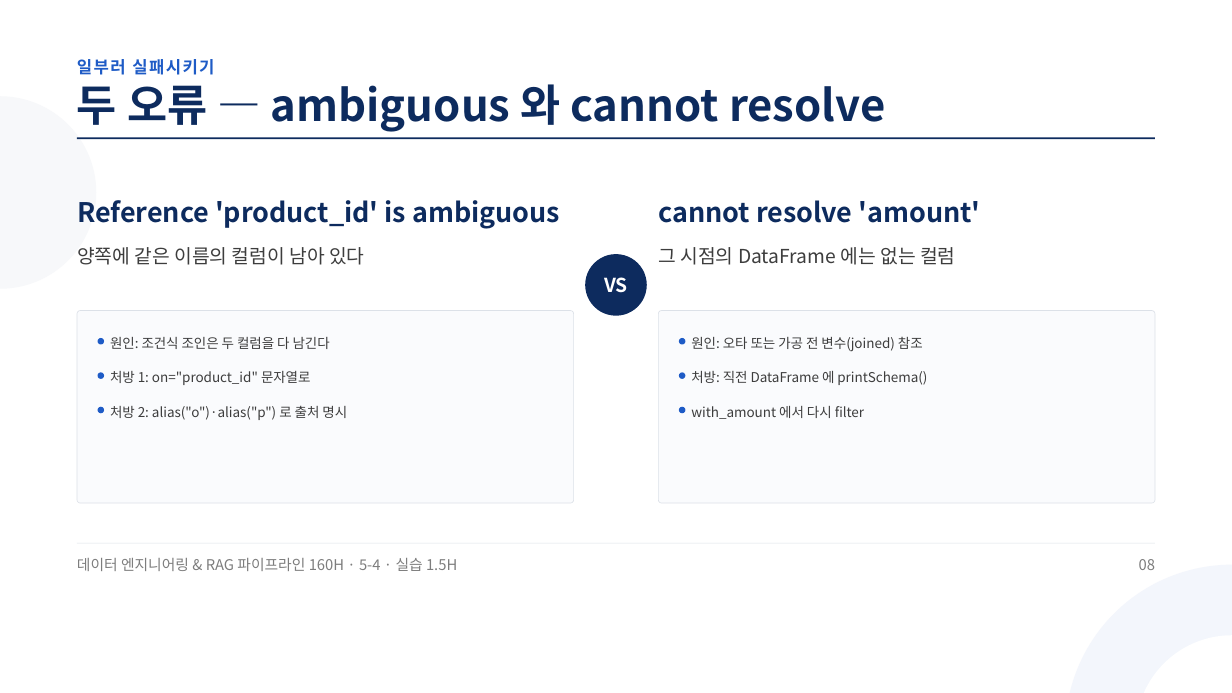
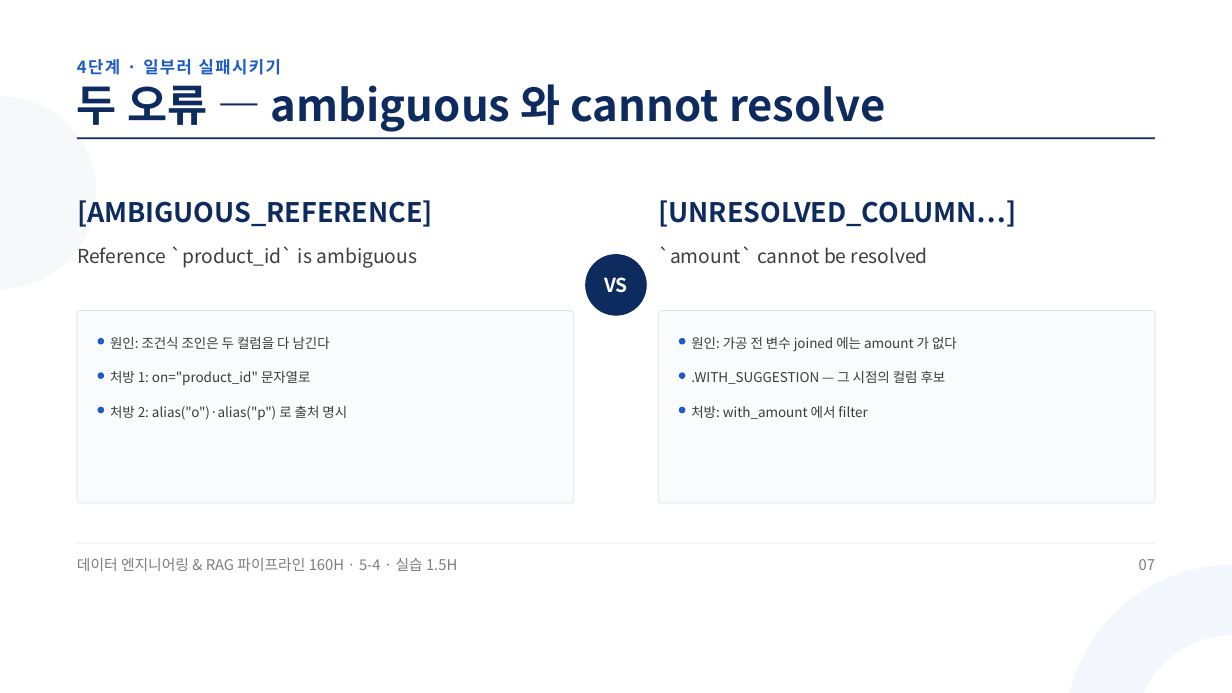
Before and after one commit to aebonlee/materials, a slide deck: slide 7 of data-eng/decks/w5d4s2.pptx (slide 8 before the commit). Drawn at 1232x693 pixels with LibreOffice and Linux fonts; fonts in the diff are those of the drawing. Boxes give left, top, right and bottom in pixels: in the first picture for what was removed or moved away, otherwise in the second. Text is boxed around its words. In the diff, an @@ line names an element or a change of style, - is before the commit and + after.

```diff
--- a/data-eng/decks/w5d4s2.pptx
+++ b/data-eng/decks/w5d4s2.pptx
@@ text at [77,59,281,75]: text changed @@
-일부러 실패시키기
+4단계 · 일부러 실패시키기
@@ text added at [77,200,433,227], 31.5 pt, text #0D2B5E, bold @@
+[AMBIGUOUS_REFERENCE]
@@ text at [658,200,1016,227]: text changed @@
-cannot resolve 'amount'
+[UNRESOLVED_COLUMN…]
@@ text at [77,246,417,268]: text changed; size 31.5 to 22.5 pt; text colour #0D2B5E to #3D3D3D; bold off @@
-Reference 'product_id' is ambiguous
+Reference `product_id` is ambiguous
@@ text removed at [77,247,364,265] @@
-양쪽에 같은 이름의 컬럼이 남아 있다
@@ text at [658,246,928,264]: text changed @@
-그 시점의 DataFrame 에는 없는 컬럼
+`amount` cannot be resolved
@@ text at [691,337,957,351]: text changed @@
-원인: 오타 또는 가공 전 변수(joined) 참조
+원인: 가공 전 변수 joined 에는 amount 가 없다
@@ text at [691,371,946,384]: text changed @@
-처방: 직전 DataFrame 에 printSchema()
+.WITH_SUGGESTION — 그 시점의 컬럼 후보
@@ text at [691,406,867,419]: text changed @@
-with_amount 에서 다시 filter
+처방: with_amount 에서 filter
@@ text at [1139,559,1155,570]: text changed @@
-08
+07
```
Also in this commit, not shown: 8 other slides changed, 1 slide added, 1 slide removed, 11 other files.
